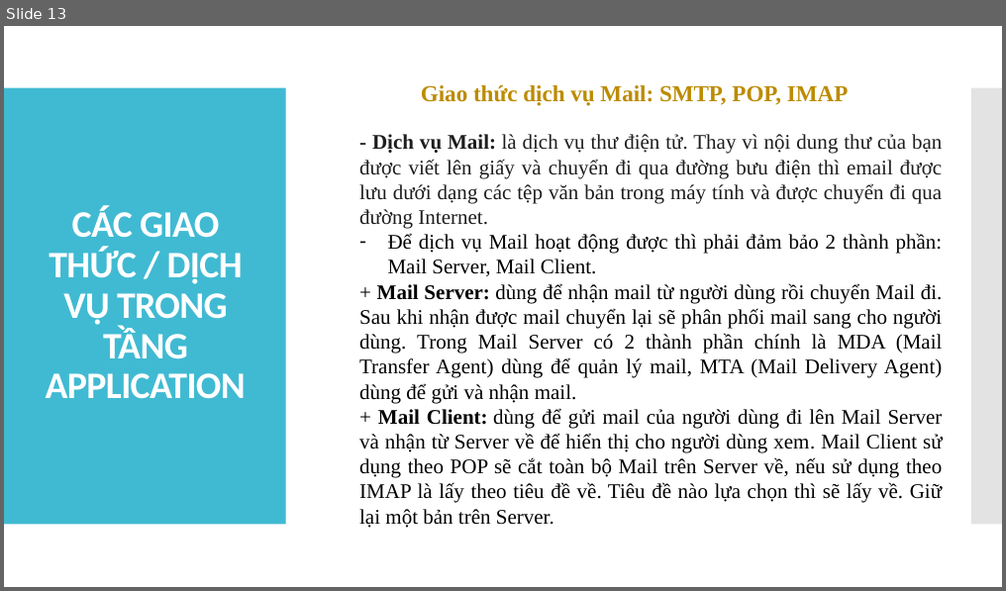
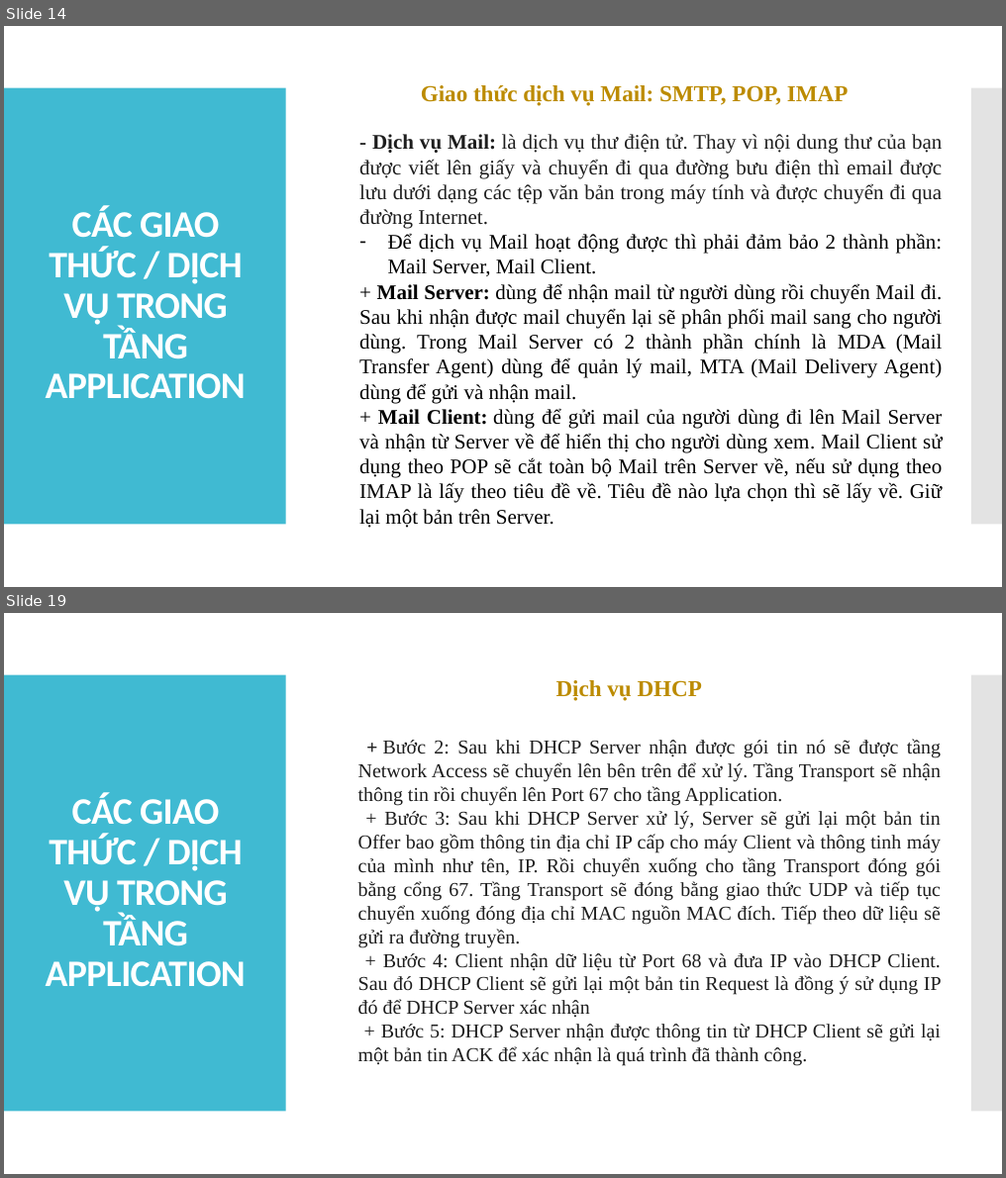
Before and after one commit to tiendatdk3493/Tai_Lieu, a slide deck: Topic 1.pptx. Shown one above the other, each under a label of ours: slide 13 before the commit, slides 14 and 19 after it; the slides between them are not shown. The pictures are 1006x591 and 1006x1178 pixels, drawn with LibreOffice and Linux fonts; fonts in the diff are those of the drawing. Boxes give left, top, right and bottom in pixels: in the first picture for what was removed or moved away, otherwise in the second. Text is boxed around its words. In the diff, an @@ line names an element or a change of style, - is before the commit and + after.

```diff
--- a/Topic 1.pptx
+++ b/Topic 1.pptx
@@ slide 19 added at (4, 613, 1002, 1174), background #FFFFFF; not listed: 2 template elements that a slide beside it also shows @@
@@ text added at (556, 680, 702, 701), 22 pt, text #BB8B00, bold @@
+Dịch vụ DHCP
@@ text added at (358, 739, 942, 1066), 19 pt, text #1D1D1D @@
++ Bước 2: Sau khi DHCP Server nhận được gói tin nó sẽ được tầng Network Access sẽ chuyển lên bên trên để xử lý. Tầng Transport sẽ nhận thông tin rồi chuyển lên Port 67 cho tầng Application.
++ Bước 3: Sau khi DHCP Server xử lý, Server sẽ gửi lại một bản tin Offer bao gồm thông tin địa chỉ IP cấp cho máy Client và thông tinh máy của mình như tên, IP. Rồi chuyển xuống cho tầng Transport đóng gói bằng cổng 67. Tầng Transport sẽ đóng bằng giao thức UDP và tiếp tục chuyển xuống đóng địa chỉ MAC nguồn MAC đích. Tiếp theo dữ liệu sẽ gửi ra đường truyền.
++ Bước 4: Client nhận dữ liệu từ Port 68 và đưa IP vào DHCP Client. Sau đó DHCP Client sẽ gửi lại một bản tin Request là đồng ý sử dụng IP đó để DHCP Server xác nhận
++ Bước 5: DHCP Server nhận được thông tin từ DHCP Client sẽ gửi lại một bản tin ACK để xác nhận là quá trình đã thành công.
@@ title added at (46, 793, 246, 987), 36 pt, text #FFFFFF, bold @@
+CÁC GIAO THỨC / DỊCH VỤ TRONG TẦNG APPLICATION
@@ what was slide 13 is now slide 14 @@
```
Also in this commit, not shown: 4 slides changed, 2 other slides added.
